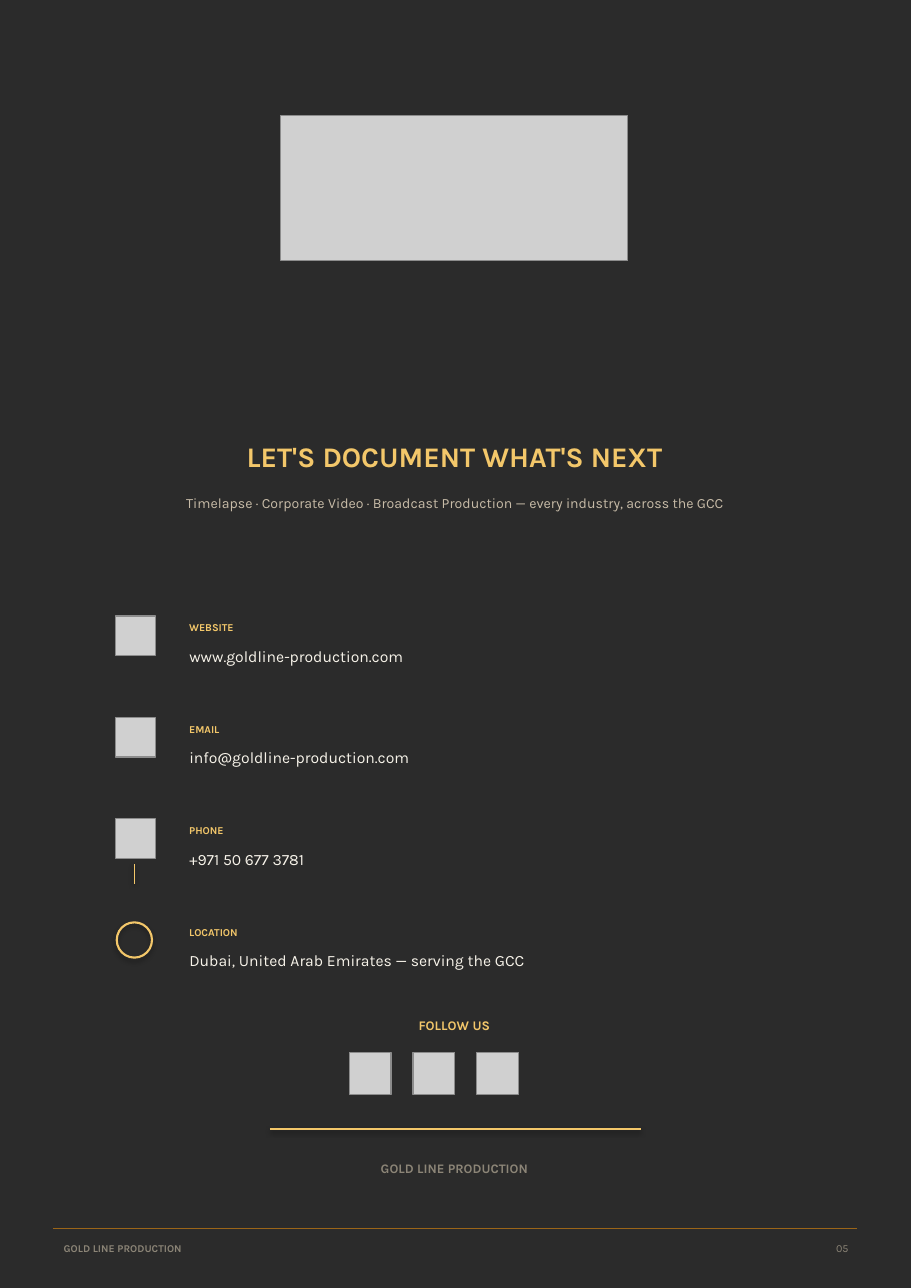
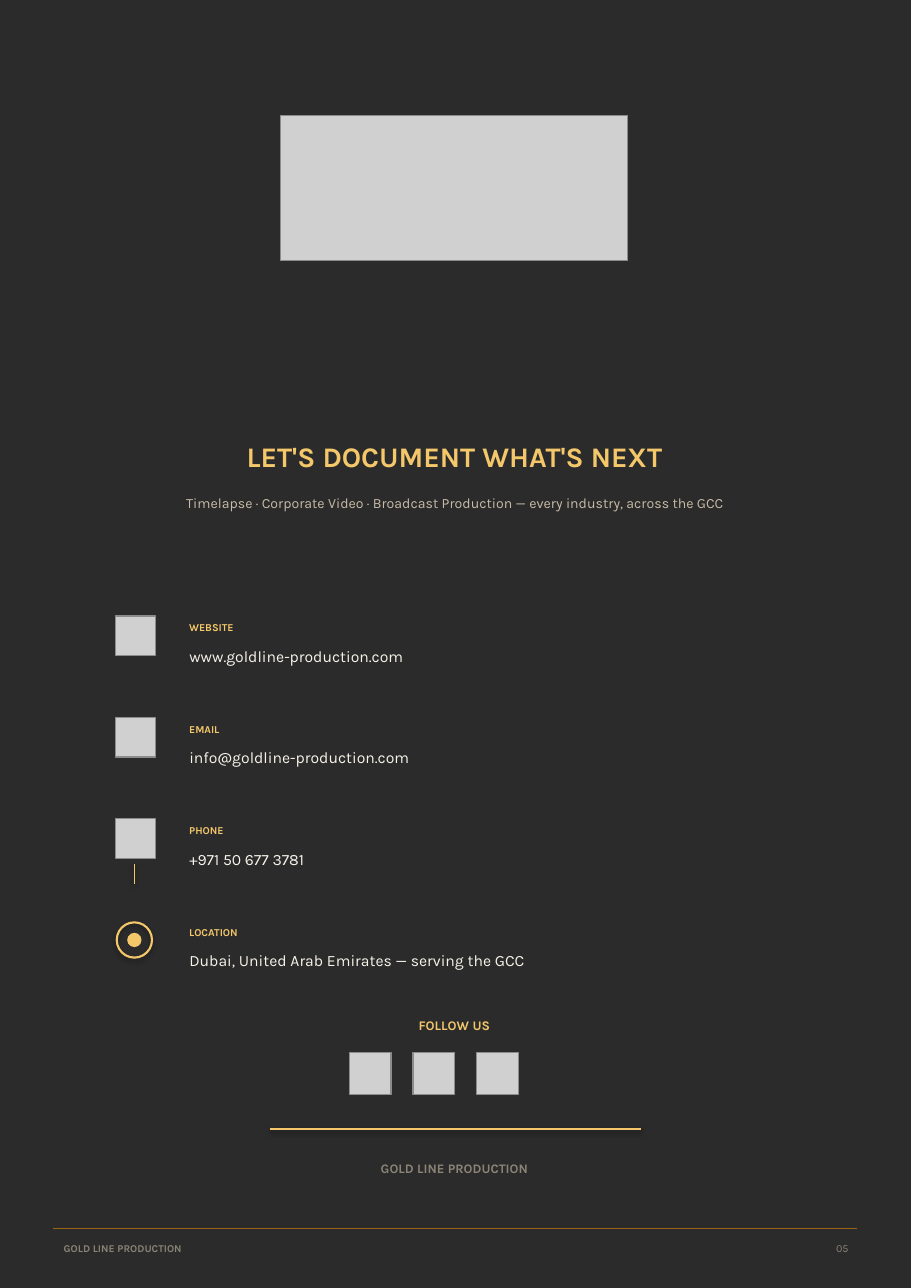
Before and after one commit to design-universe/Tektron, a slide deck: slide 5 of output/Gold_Line_Production_5_Page_Profile_Portrait2.pptx. Drawn at 911x1288 pixels with LibreOffice and Linux fonts; fonts in the diff are those of the drawing; grey boxes stand for pictures; background and template pictures are left out; a plain dark background stands for a picture behind light text. Boxes give left, top, right and bottom in pixels: in the first picture for what was removed or moved away, otherwise in the second. Text is boxed around its words. In the diff, an @@ line names an element or a change of style, - is before the commit and + after.

```diff
--- a/output/Gold_Line_Production_5_Page_Profile_Portrait2.pptx
+++ b/output/Gold_Line_Production_5_Page_Profile_Portrait2.pptx
@@ ellipse added at (128, 933, 142, 947), fill #F3C76A @@
```
